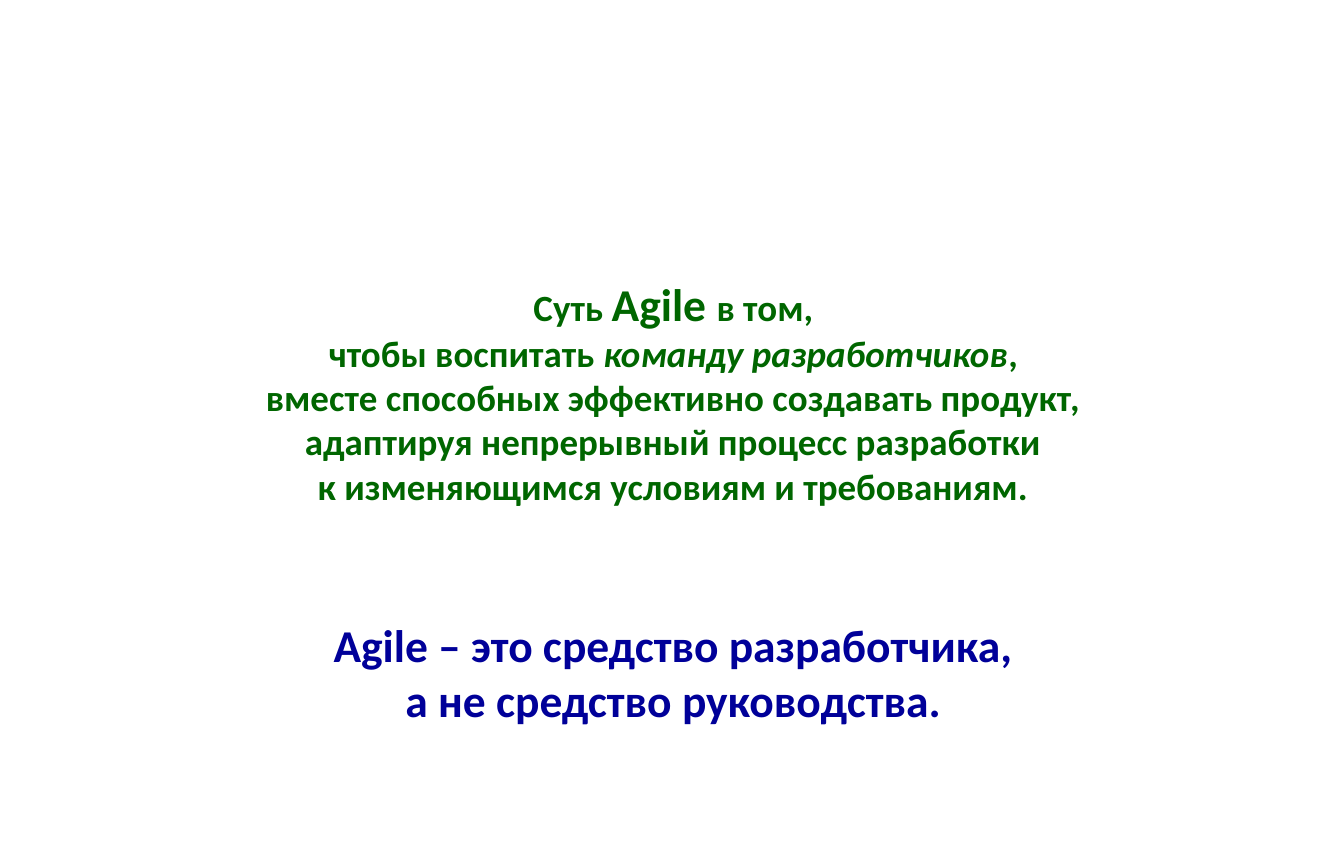
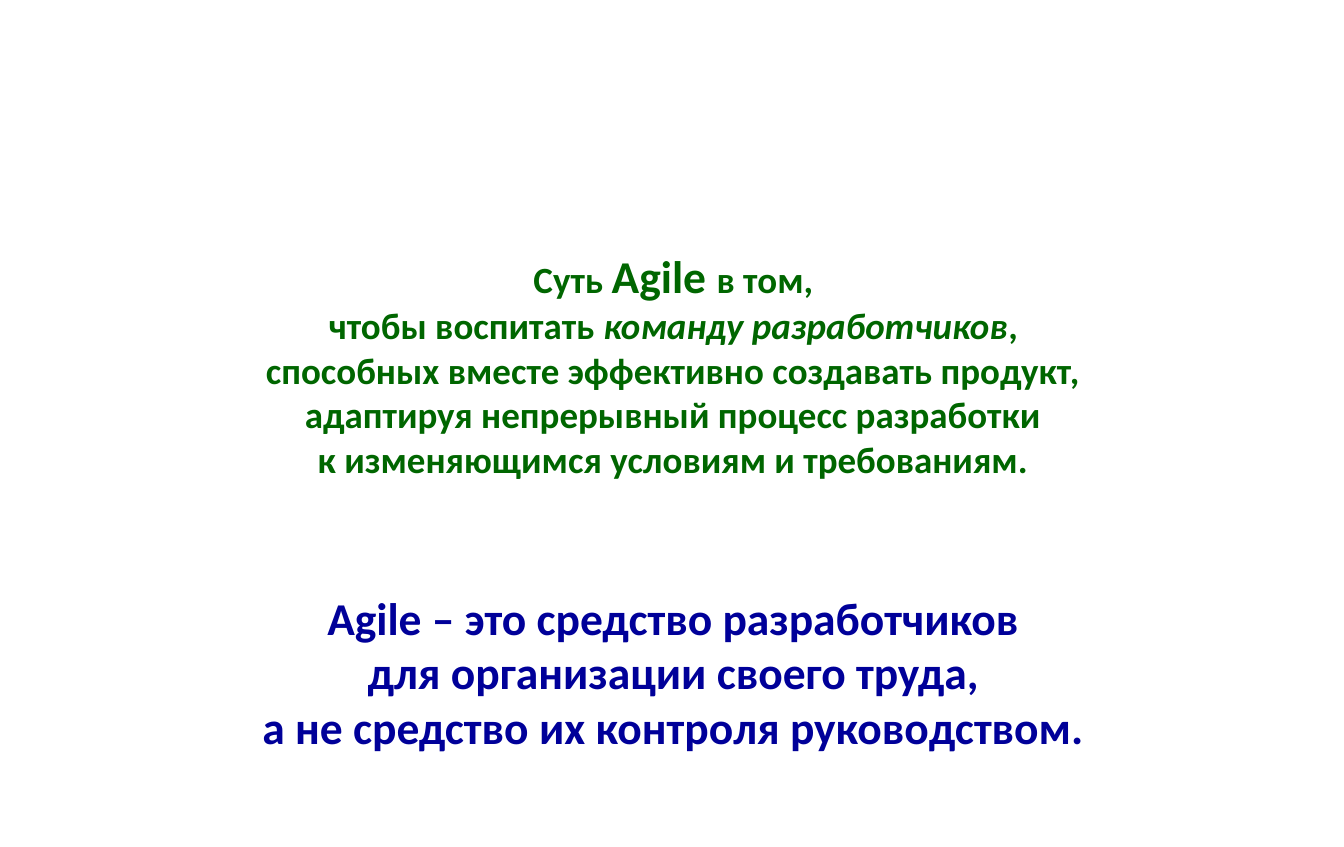
Before and after one commit to mike-shock/Programmers_Club-Caiman, a slide deck: slide 26 of drafts/Software_Craft.odp. Drawn at 1344x847 pixels with LibreOffice and Linux fonts; fonts in the diff are those of the drawing; background and template pictures are left out. Boxes give left, top, right and bottom in pixels: in the first picture for what was removed or moved away, otherwise in the second. Text is boxed around its words. In the diff, an @@ line names an element or a change of style, - is before the commit and + after.

```diff
--- a/drafts/Software_Craft.odp
+++ b/drafts/Software_Craft.odp
@@ text "Суть Agile в том,": place and size @@
-text "Суть Agile в том," at [266, 289, 1080, 725]
+text "Суть Agile в том," at [262, 261, 1083, 752]
@@ text at [266, 358, 1080, 390]: text changed @@
-вместе способных эффективно создавать продукт,
+способных вместе эффективно создавать продукт,
@@ text at [262, 603, 1083, 752]: text changed @@
-Agile – это средство разработчика,
-а не средство руководства.
+Agile – это средство разработчиков
+для организации своего труда,
+а не средство их контроля руководством.
```
Also in this commit, not shown: 10 other slides changed, 1 other file.
